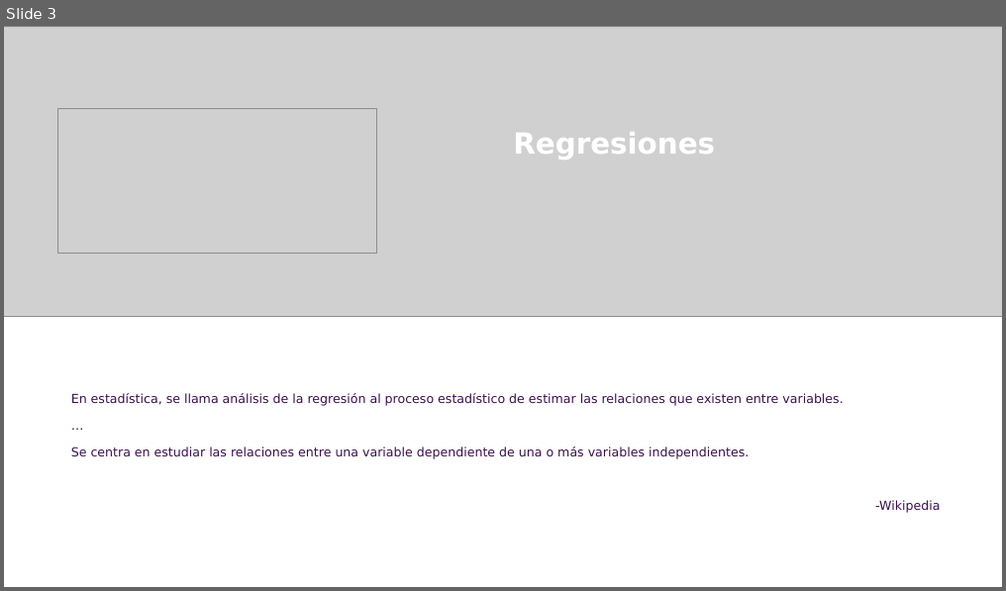
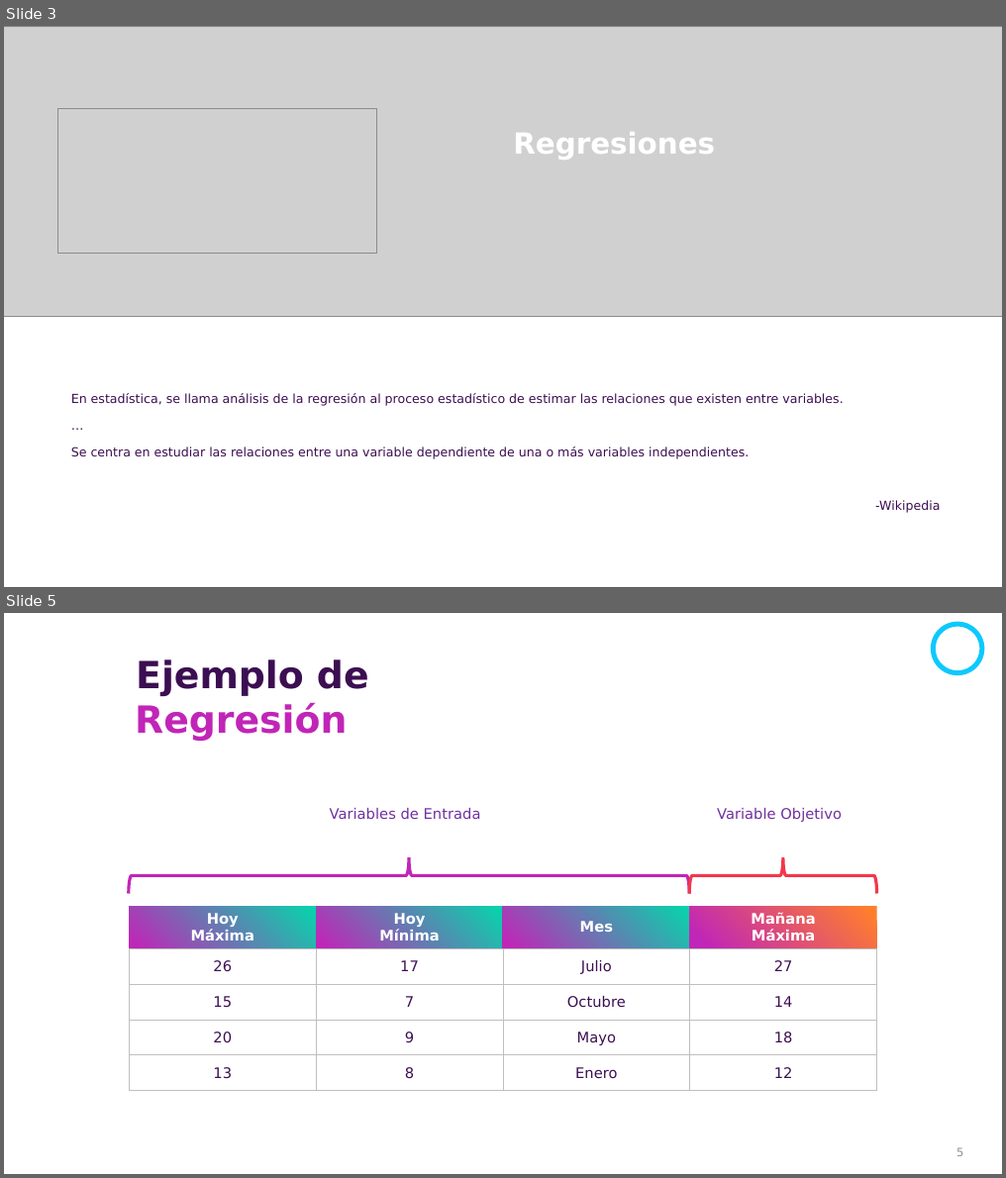
Before and after one commit to csameshiman/Axity_Curso_ML_2023, a slide deck: Diapositivas/Parte 02.Regresión/Sección 02.1.Simple Linear Regression/Simple_Linear_Regression.pptx. Shown one above the other, each under a label of ours: slide 3 before the commit, slides 3 and 5 after it; the slides between them are not shown. The pictures are 1006x591 and 1006x1178 pixels, drawn with LibreOffice and Linux fonts; fonts in the diff are those of the drawing; grey boxes stand for pictures; background and template pictures are left out. Boxes give left, top, right and bottom in pixels: in the first picture for what was removed or moved away, otherwise in the second. Text is boxed around its words. In the diff, an @@ line names an element or a change of style, - is before the commit and + after.

```diff
--- a/Diapositivas/Parte 02.Regresión/Sección 02.1.Simple Linear Regression/Simple_Linear_Regression.pptx
+++ b/Diapositivas/Parte 02.Regresión/Sección 02.1.Simple Linear Regression/Simple_Linear_Regression.pptx
@@ slide 5 added at bbox=[4, 613, 1002, 1174], background picture (left out) @@
@@ ellipse added at bbox=[933, 624, 982, 673], outline #C125B7 4.75 pt @@
@@ text added at bbox=[136, 660, 369, 696], 36 pt, text #3C0E52, bold @@
+Ejemplo de
@@ text added at bbox=[135, 702, 347, 741], 36 pt, text #C125B7, bold @@
+Regresión
@@ text added at bbox=[330, 808, 481, 819], 14 pt, text #7030A0 @@
+Variables de Entrada
@@ text added at bbox=[717, 808, 842, 822], 14 pt, text #7030A0 @@
+Variable Objetivo
@@ right brace added at bbox=[129, 858, 689, 893], outline #C126B8 3 pt @@
@@ right brace added at bbox=[690, 858, 877, 894], outline #F4364C 3 pt @@
@@ table added at bbox=[129, 906, 877, 1091], 5 rows, 4 columns @@
+Hoy / Máxima | Hoy / Mínima | Mes | Mañana / Máxima
+26 | 17 | Julio | 27
+15 | 7 | Octubre | 14
+20 | 9 | Mayo | 18
+13 | 8 | Enero | 12
@@ page number added at bbox=[956, 1148, 963, 1157], 11 pt, text #928C99 @@
+5
```
Also in this commit, not shown: 5 slides changed, 5 other slides added.
